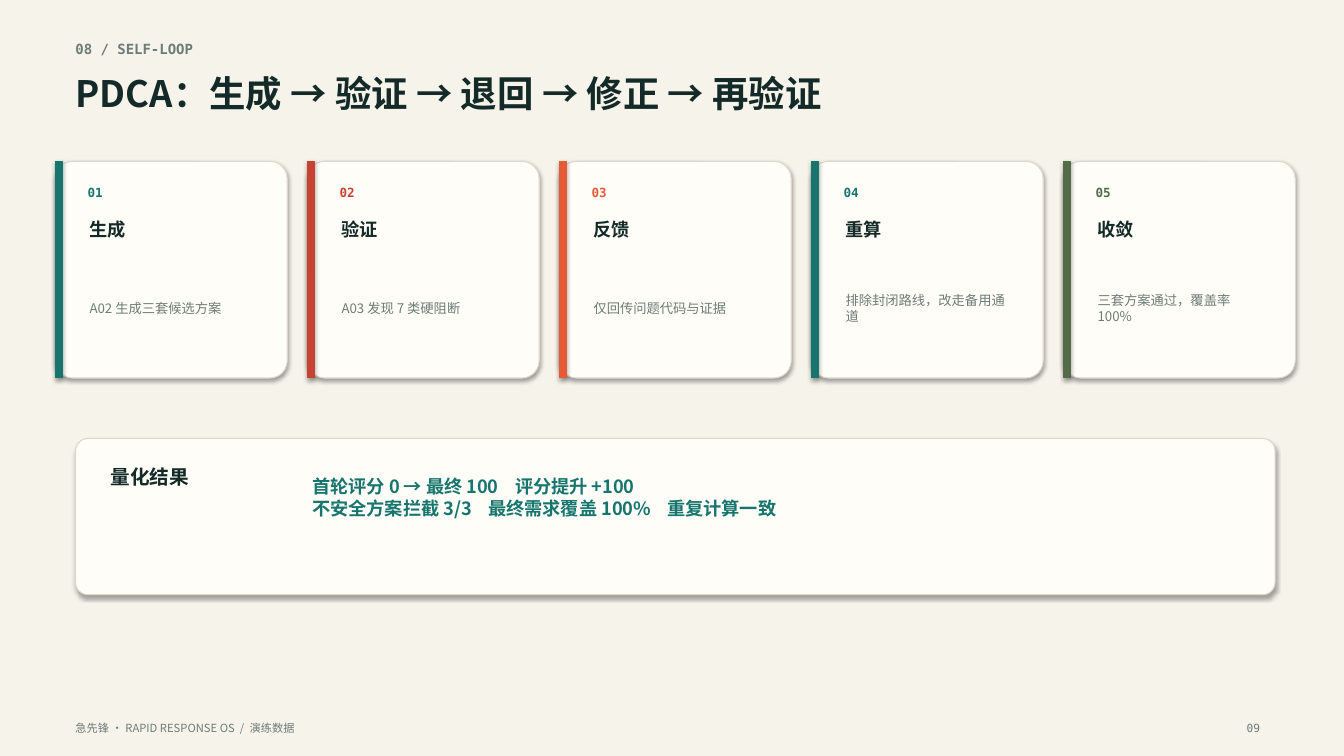
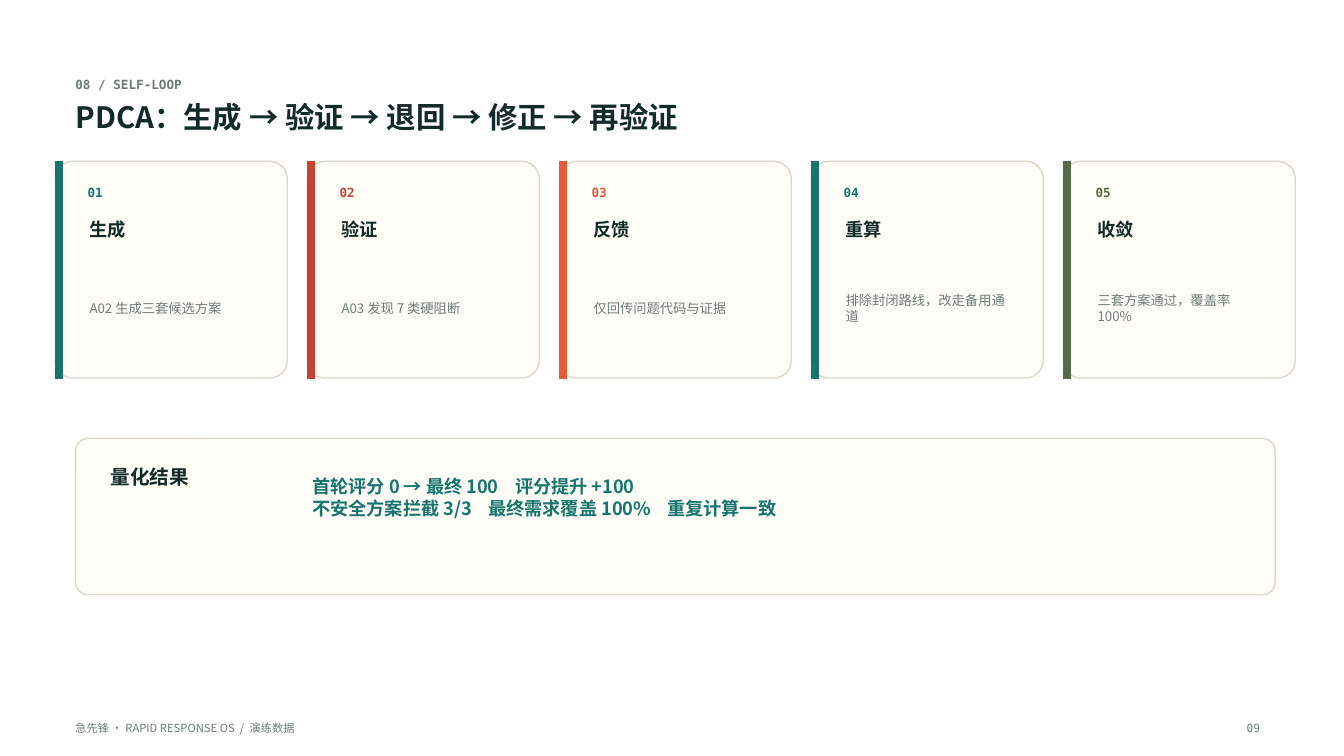
Before and after one commit to Jtyang123/jixianfeng, a slide deck: slide 9 of docs/急先锋_项目讲解PPT.pptx. Drawn at 1344x756 pixels with LibreOffice and Linux fonts; fonts in the diff are those of the drawing; background and template pictures are left out. Boxes give left, top, right and bottom in pixels: in the first picture for what was removed or moved away, otherwise in the second. Text is boxed around its words. In the diff, an @@ line names an element or a change of style, - is before the commit and + after.

```diff
--- a/docs/急先锋_项目讲解PPT.pptx
+++ b/docs/急先锋_项目讲解PPT.pptx
@@ rectangle removed at [0, 0, 1344, 756] @@
@@ text "08 / SELF-LOOP": place and size @@
-text "08 / SELF-LOOP" at [75, 43, 193, 54]
+text "08 / SELF-LOOP" at [75, 79, 181, 89]
@@ text "08 / SELF-LOOP" at [75, 79, 181, 89]: size 10 to 9 pt @@
@@ text "PDCA：生成 → 验证 → 退回 ...": place and size @@
-text "PDCA：生成 → 验证 → 退回 ..." at [75, 76, 821, 111]
+text "PDCA：生成 → 验证 → 退回 ..." at [75, 103, 678, 131]
@@ text "PDCA：生成 → 验证 → 退回 ..." at [75, 103, 678, 131]: size 26 to 21 pt @@
@@ rectangle at [55, 161, 63, 378]: outline #17756E 0.75 pt to #17756E 1 pt; shadow off @@
@@ rectangle at [308, 161, 315, 378]: outline #C64332 0.75 pt to #C64332 1 pt; shadow off @@
@@ rectangle at [560, 161, 567, 378]: outline #E65B35 0.75 pt to #E65B35 1 pt; shadow off @@
@@ rectangle at [812, 161, 819, 378]: outline #17756E 0.75 pt to #17756E 1 pt; shadow off @@
@@ rectangle at [1064, 161, 1071, 378]: outline #536B48 0.75 pt to #536B48 1 pt; shadow off @@
@@ outline #DED8CB 0.75 pt to #DED8CB 1 pt; shadow off in 6 elements at [55, 161, 287, 378], [308, 161, 539, 378], [560, 161, 791, 378], [812, 161, 1044, 378], [1064, 161, 1296, 378], [76, 439, 1275, 595] @@
```
Also in this commit, not shown: 13 other slides changed, 1 slide added, 1 slide removed, 40 other files.
